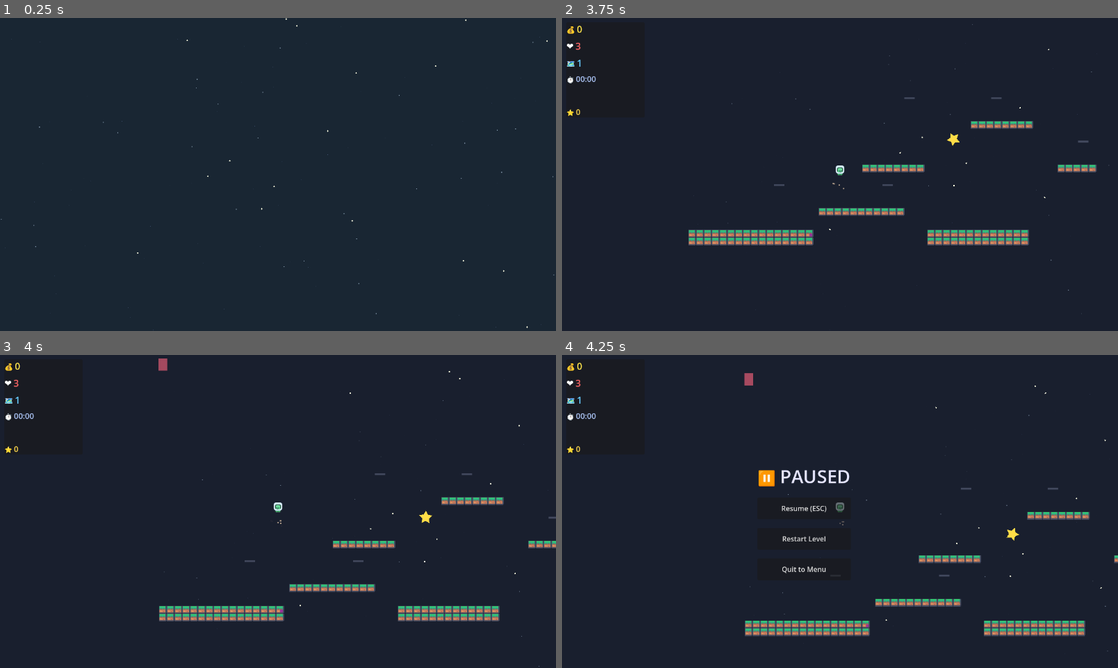
Above: before the commit, frames 1-4 (two rows, left to right).
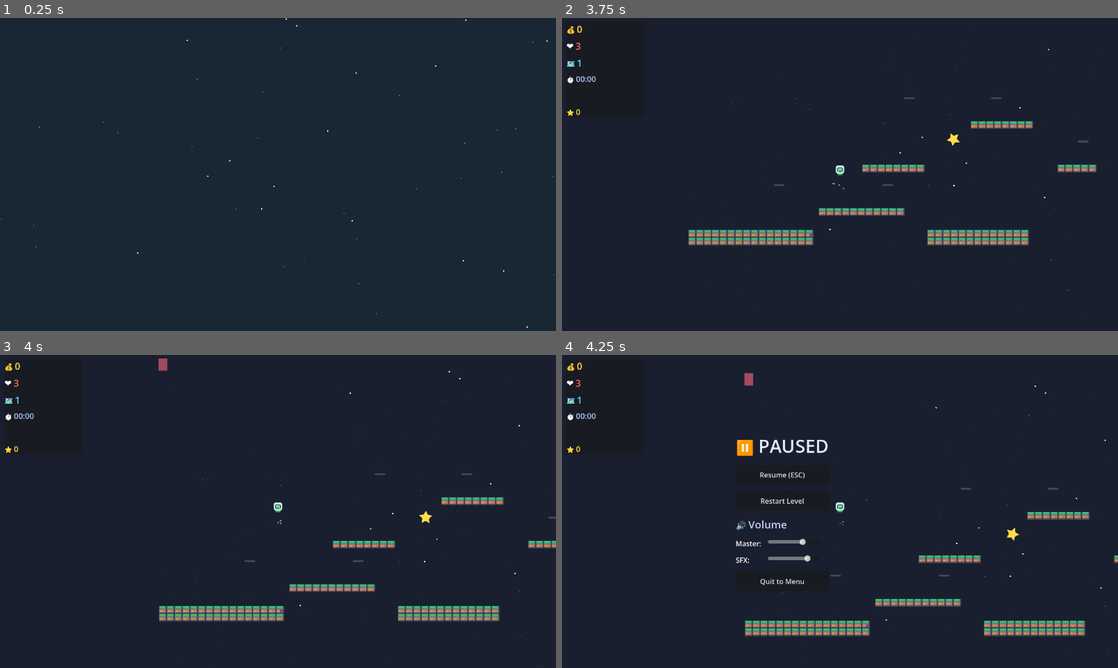
Above: after the commit, the same moments.

Repository: LungTakumi/ClawPlatformer
Game: Godot game, scene res://main.tscn
Two runs of this game, one before a commit and one after it. Both use one fixed random seed, a clock stepped at 60 frames per second and the inputs below.
Inputs (mouse positions are in pixels of both pictures, inside the frame that each line leads up to):
- Up to frame 1 (0.25 s): no input
- Up to frame 2 (3.75 s): tap Enter at 0.5 s; move the mouse to (962, 158) at 0.52 s; hold Right (move_right) 0.53-1.25 s; tap B at 0.6 s; click (962, 158) at 0.67 s; tap Space (jump) at 0.77, 3.5 s; drag from (728, 190) to (923, 268) at 1.27 s; move the mouse to (895, 105) at 2.02 s; hold Right (move_right) 2.03-2.75 s; tap E at 2.1 s; drag from (812, 237) to (967, 64) at 2.77 s; move the mouse to (1006, 221) at 3.52 s; hold Left (move_left) from 3.53 s (still down); tap G at 3.6 s
- Up to frame 3 (4 s): keep holding Left (move_left); tap Space (jump) at 3.77 s
- Up to frame 4 (4.25 s): keep holding Left (move_left); tap Tab (pause) at 4.15 s

Frames 1-3 are identical in both runs. In frame 4, 1.6% of the frame differs, in the area x 31-52%, y 27-75%.
Error in both runs: Invalid assignment of property or key 'horizontal_alignment' with value of type 'int' on a base object of type 'VBoxContainer'. (res://main.gd:1548)

Commit message:
Auto commit: 提交当前更改

Diff:
--- a/main.gd
+++ b/main.gd
@@ -1788,8 +1788,8 @@
 
 	var pause_menu = VBoxContainer.new()
 	pause_menu.name = "PauseMenu"
-	pause_menu.position = Vector2(450, 250)
-	pause_menu.add_theme_constant_override("separation", 20)
+	pause_menu.position = Vector2(400, 180)
+	pause_menu.add_theme_constant_override("separation", 15)
 	ui.add_child(pause_menu)
 
 	# Pause title
@@ -1803,21 +1803,64 @@
 	# Resume button
 	var resume_btn = Button.new()
 	resume_btn.text = "Resume (ESC)"
-	resume_btn.custom_minimum_size = Vector2(200, 50)
+	resume_btn.custom_minimum_size = Vector2(200, 45)
 	resume_btn.pressed.connect(func(): toggle_pause())
 	pause_menu.add_child(resume_btn)
 
 	# Restart button
 	var restart_btn = Button.new()
 	restart_btn.text = "Restart Level"
-	restart_btn.custom_minimum_size = Vector2(200, 50)
+	restart_btn.custom_minimum_size = Vector2(200, 45)
 	restart_btn.pressed.connect(func(): restart_current_level())
 	pause_menu.add_child(restart_btn)
+
+	# Volume controls section
+	var volume_label = Label.new()
+	volume_label.text = "🔊 Volume"
+	volume_label.add_theme_font_size_override("font_size", 24)
+	volume_label.add_theme_color_override("font_color", Color(0.8, 0.8, 1))
+	pause_menu.add_child(volume_label)
+
+	# Master volume
+	var master_row = HBoxContainer.new()
+	var master_label = Label.new()
+	master_label.text = "Master:"
+	master_label.custom_minimum_size = Vector2(70, 0)
+	master_row.add_child(master_label)
+	var master_slider = HSlider.new()
+	master_slider.custom_minimum_size = Vector2(120, 0)
+	master_slider.min_value = 0
+	master_slider.max_value = 1
+	master_slider.step = 0.1
+	master_slider.value = audio_manager.master_volume if audio_manager else 0.7
+	master_slider.value_changed.connect(func(v):
+		if audio_manager: audio_manager.set_master_volume(v)
+	)
+	master_row.add_child(master_slider)
+	pause_menu.add_child(master_row)
+
+	# SFX volume
+	var sfx_row = HBoxContainer.new()
+	var sfx_label = Label.new()
+	sfx_label.text = "SFX:"
+	sfx_label.custom_minimum_size = Vector2(70, 0)
+	sfx_row.add_child(sfx_label)
+	var sfx_slider = HSlider.new()
+	sfx_slider.custom_minimum_size = Vector2(120, 0)
+	sfx_slider.min_value = 0
+	sfx_slider.max_value = 1
+	sfx_slider.step = 0.1
+	sfx_slider.value = audio_manager.sfx_volume if audio_manager else 0.8
+	sfx_slider.value_changed.connect(func(v):
+		if audio_manager: audio_manager.set_sfx_volume(v)
+	)
+	sfx_row.add_child(sfx_slider)
+	pause_menu.add_child(sfx_row)
 
 	# Quit button
 	var quit_btn = Button.new()
 	quit_btn.text = "Quit to Menu"
-	quit_btn.custom_minimum_size = Vector2(200, 50)
+	quit_btn.custom_minimum_size = Vector2(200, 45)
 	quit_btn.pressed.connect(func(): quit_to_menu())
 	pause_menu.add_child(quit_btn)
 
--- a/player.gd
+++ b/player.gd
@@ -28,6 +28,9 @@
 var dash_cooldown = 0.0
 var can_wall_climb = false
 var is_wall_sliding = false
+var can_ground_slam = false
+var is_ground_slamming = false
+var ground_slam_velocity = 0.0
 
 func _physics_process(delta):
 	if is_dead:
@@ -96,6 +99,25 @@
 
 	if dash_cooldown > 0:
 		dash_cooldown -= delta
+
+	# Handle Ground Slam ability
+	if can_ground_slam and not is_on_floor() and not is_dashing:
+		if Input.is_action_just_pressed("move_down") or Input.is_key_pressed(KEY_S):
+			is_ground_slamming = true
+			ground_slam_velocity = 1200.0
+			spawn_ground_slam_effect()
+
+	# Apply ground slam
+	if is_ground_slamming:
+		velocity.y = ground_slam_velocity
+		velocity.x = 0
+		if is_on_floor():
+			is_ground_slamming = false
+			spawn_ground_slam_impact()
+			# Screen shake
+			var game = get_tree().get_first_node_in_group("game")
+			if game:
+				game.screen_shake_intensity(8.0)
 
 	# Get input direction
 	var direction = Input.get_action_strength("move_right") - Input.get_action_strength("move_left")
@@ -321,3 +343,46 @@
 	tw.tween_property(label, "position", label.position + Vector2(0, -30), 1.0)
 	tw.parallel().tween_property(label, "modulate:a", 0.0, 1.0)
 	tw.tween_callback(label.queue_free)
+
+func activate_ground_slam():
+	can_ground_slam = true
+	# Visual feedback
+	var label = Label.new()
+	label.text = "GROUND SLAM!"
+	label.add_theme_font_size_override("font_size", 20)
+	label.add_theme_color_override("font_color", Color(1, 0.5, 0.2))
+	label.position = global_position + Vector2(-50, -50)
+	get_parent().add_child(label)
+	var tw = create_tween()
+	tw.tween_property(label, "position", label.position + Vector2(0, -30), 1.0)
+	tw.parallel().tween_property(label, "modulate:a", 0.0, 1.0)
+	tw.tween_callback(label.queue_free)
+
+func spawn_ground_slam_effect():
+	# Create trail effect while falling
+	for i in range(8):
+		var trail = ColorRect.new()
+		trail.size = Vector2(16, 16)
+		trail.color = Color(1, 0.6, 0.2, 0.5)
+		trail.position = Vector2(-8, -8)
+		trail.z_index = -1
+		get_parent().add_child(trail)
+
+		var tw = create_tween()
+		tw.tween_property(trail, "modulate:a", 0.0, 0.3)
+		tw.tween_callback(trail.queue_free)
+
+func spawn_ground_slam_impact():
+	# Impact effect when hitting ground
+	for i in range(12):
+		var particle = ColorRect.new()
+		particle.size = Vector2(6, 6)
+		particle.color = Color(1, 0.4, 0.1, 0.8)
+		particle.position = global_position + Vector2(randf_range(-20, 20), 0)
+		get_parent().add_child(particle)
+
+		var tw = create_tween()
+		var target = Vector2(randf_range(-60, 60), randf_range(-40, -10))
+		tw.tween_property(particle, "position", particle.position + target, 0.4)
+		tw.parallel().tween_property(particle, "modulate:a", 0.0, 0.4)
+		tw.tween_callback(particle.queue_free)
--- a/powerup.gd
+++ b/powerup.gd
@@ -1,6 +1,6 @@
 extends Area2D
 
-enum PowerupType { INVINCIBLE, SPEED_BOOST, DOUBLE_JUMP, LIFE, DASH, WALL_CLIMB }
+enum PowerupType { INVINCIBLE, SPEED_BOOST, DOUBLE_JUMP, LIFE, DASH, WALL_CLIMB, GROUND_SLAM }
 
 var powerup_type: PowerupType = PowerupType.INVINCIBLE
 var rotation_speed = 1.5
@@ -13,7 +13,8 @@
 	PowerupType.DOUBLE_JUMP: Color(0.8, 0.4, 1, 1),     # Purple - up arrow
 	PowerupType.LIFE: Color(1, 0.4, 0.4, 1),             # Red - heart
 	PowerupType.DASH: Color(0.3, 1, 0.5, 1),             # Green - dash
-	PowerupType.WALL_CLIMB: Color(1, 0.5, 0.8, 1)         # Pink - wall climb
+	PowerupType.WALL_CLIMB: Color(1, 0.5, 0.8, 1),        # Pink - wall climb
+	PowerupType.GROUND_SLAM: Color(1, 0.4, 0.1, 1)        # Orange - ground slam
 }
 
 func _ready():
@@ -32,6 +33,8 @@
 			powerup_type = PowerupType.SPEED_BOOST
 		elif forced == "life":
 			powerup_type = PowerupType.LIFE
+		elif forced == "ground_slam":
+			powerup_type = PowerupType.GROUND_SLAM
 	else:
 		# Random type
 		powerup_type = randi() % PowerupType.size()
@@ -145,6 +148,27 @@
 		glow.color = Color(1, 0.7, 0.9, 0.4)
 		add_child(glow)
 
+	elif powerup_type == PowerupType.GROUND_SLAM:
+		# Explosion/impact shape
+		var slam = Polygon2D.new()
+		var pts = PackedVector2Array([
+			Vector2(0, -14), Vector2(6, -8), Vector2(12, -10),
+			Vector2(10, -4), Vector2(14, 0), Vector2(10, 4),
+			Vector2(12, 10), Vector2(6, 8), Vector2(0, 14),
+			Vector2(-6, 8), Vector2(-12, 10), Vector2(-10, 4),
+			Vector2(-14, 0), Vector2(-10, -4), Vector2(-12, -10),
+			Vector2(-6, -8)
+		])
+		slam.polygon = pts
+		slam.color = color
+		add_child(slam)
+
+		# Glow
+		var glow = Polygon2D.new()
+		glow.polygon = pts.duplicate()
+		glow.color = Color(1, 0.6, 0.3, 0.4)
+		add_child(glow)
+
 	# Collision
 	var col = CollisionShape2D.new()
 	var circle = CircleShape2D.new()
@@ -229,6 +253,10 @@
 			player_node.can_wall_climb = true
 			get_tree().call_group("game", "unlock_ability", "wall_climb")
 			get_tree().call_group("game", "add_score", 50)
+		PowerupType.GROUND_SLAM:
+			player_node.activate_ground_slam()
+			get_tree().call_group("game", "unlock_ability", "ground_slam")
+			get_tree().call_group("game", "add_score", 50)
 
 func spawn_particles():
 	var color = colors[powerup_type]
--- a/project.godot
+++ b/project.godot
@@ -52,6 +52,12 @@
 , Object(InputEventKey,"resource_local_to_scene":false,"resource_name":"","device":-1,"window_id":0,"alt_pressed":false …(183 unchanged characters)…
 ]
 }
+move_down={
+"deadzone": 0.5,
+"events": [Object(InputEventKey,"resource_local_to_scene":false,"resource_name":"","device":-1,"window_id":0,"alt_pressed":false,"shift_pressed":false,"ctrl_pressed":false,"meta_pressed":false,"pressed":false,"keycode":0,"physical_keycode":4194322,"key_label":0,"unicode":0,"location":0,"echo":false,"script":null)
+, Object(InputEventKey,"resource_local_to_scene":false,"resource_name":"","device":-1,"window_id":0,"alt_pressed":false,"shift_pressed":false,"ctrl_pressed":false,"meta_pressed":false,"pressed":false,"keycode":0,"physical_keycode":83,"key_label":0,"unicode":115,"location":0,"echo":false,"script":null)
+]
+}
 
 [physics]
 
